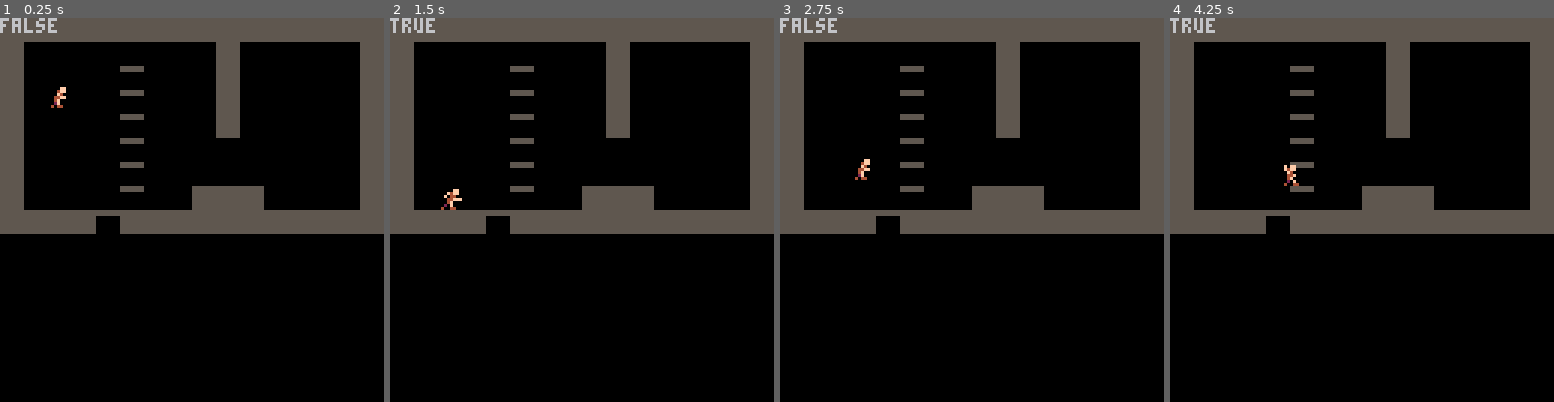
Above: before the commit, frames 1-4 (left to right).
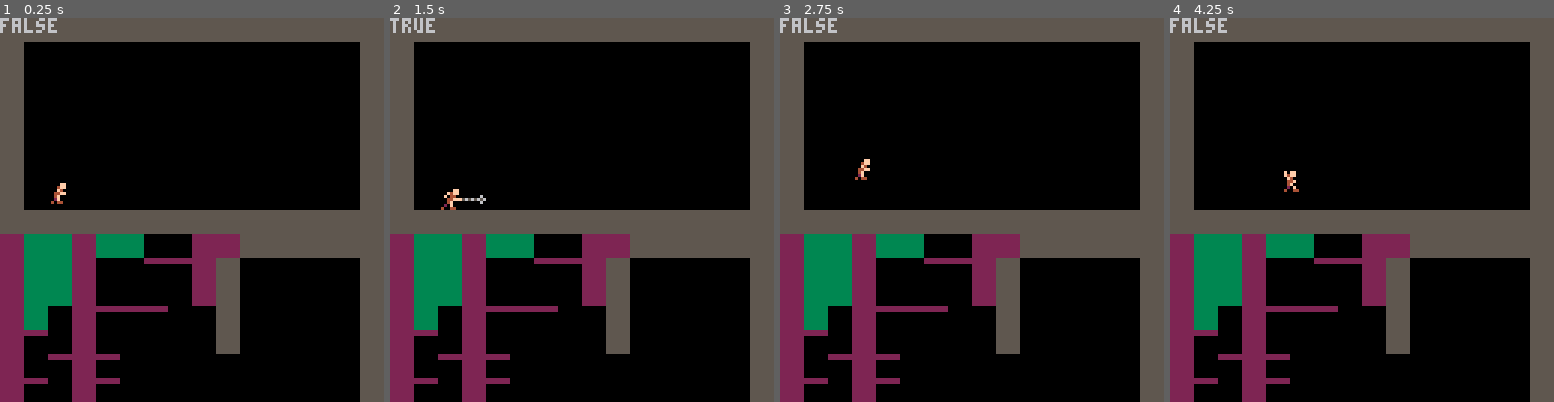
Above: after the commit, the same moments.

Repository: AddisonMink/fortrebosque
Game: PICO-8 cartridge main.p8
Same seed, same stepped clock (60 frames per second), same inputs: the game is played once before the commit and once after it.
Inputs:
- Up to frame 1 (0.25 s): no input
- Up to frame 2 (1.5 s): tap X (X key) at 0.33, 1.07 s; tap O (Z key) at 0.7 s
- Up to frame 3 (2.75 s): hold Right 1.6-2.1 s; tap O (Z key) at 1.7, 2.1, 2.5 s; tap X (X key) at 1.85 s; hold Right from 2.47 s (still down)
- Up to frame 4 (4.25 s): tap O (Z key) every 0.4 s from 2.9 to 4.1 s; tap X (X key) at 2.97, 4.08 s; release Right at 3.03 s; hold Left 3.08-3.58 s; hold Right from 4.02 s (still down)

The runs differ from the first frame. In frame 1, 22% of the frame differs, in the area x 0-100%, y 6-100%; in frame 2, 21%; in frame 3, 21%; in frame 4, 22%, in the area x 0-100%, y 0-100%.

Commit message:
add player weapon.

Diff:
--- a/main.p8
+++ b/main.p8
@@ -151,6 +151,14 @@
 55555555000000000000000000000000000000000000000000000000000000000000000000000000000000000000000000000000000000000000000000000000
 55555555000000000000000000000000000000000000000000000000000000000000000000000000000000000000000000000000000000000000000000000000
 55555555000000000000000000000000000000000000000000000000000000000000000000000000000000000000000000000000000000000000000000000000
+22222222222222224444444433333333000000000000000000000000000000000000000000000000000000000000000000000000000000000000000000000000
+22222222222222224444444433333333000000000000000000000000000000000000000000000000000000000000000000000000000000000000000000000000
+22222222000000004444444433333333000000000000000000000000000000000000000000000000000000000000000000000000000000000000000000000000
+22222222000000004444444433333333000000000000000000000000000000000000000000000000000000000000000000000000000000000000000000000000
+22222222000000004444444433333333000000000000000000000000000000000000000000000000000000000000000000000000000000000000000000000000
+22222222000000004444444433333333000000000000000000000000000000000000000000000000000000000000000000000000000000000000000000000000
+22222222000000004444444433333333000000000000000000000000000000000000000000000000000000000000000000000000000000000000000000000000
+22222222000000004444444433333333000000000000000000000000000000000000000000000000000000000000000000000000000000000000000000000000
 
 
 
@@ -282,24 +290,24 @@
 
 
 __gff__
-0000000000000000000000000000000000000000000000000000000000000000010200000000000000000000000000000000000000000000000000000000000000000000000000000000000000000000000000000000000000000000000000000000000000000000000000000000000000000000000000000000000000000000
+0000000000000000000000000000000000000000000000000000000000000000010200000000000000000000000000000102010100000000000000000000000000000000000000000000000000000000000000000000000000000000000000000000000000000000000000000000000000000000000000000000000000000000
 0000000000000000000000000000000000000000000000000000000000000000000000000000000000000000000000000000000000000000000000000000000000000000000000000000000000000000000000000000000000000000000000000000000000000000000000000000000000000000000000000000000000000000
 __map__
 2020202020202020202020202020202000000000000000000000000000000000000000000000000000000000000000000000000000000000000000000000003300000000000000000000000000000000000000000000000000000000000000000000000000000000000000000000000000000000000000000000000000000000
-2000000000000000002000000000002000000000000000000000000000000000000000000000000000000000000000000000000000000000000000000000001100000000000000000000000000000000000000000000000000000000000000000000000000000000000000000000000000000000000000000000000000000000
-2000000000210000002000000000002000000000000000000000000000000000000000000000000000000000000000000000000000000000000000000000001100000000000000000000000000000000000000000000000000000000000000000000000000000000000000000000000000000000000000000000000000000000
-2000000000210000002000000000002000000000000000000000000000000000000000000000000000000000000000000000000000000000000000000000001100000000000000000000000000000000000000000000000000000000000000000000000000000000000000000000000000000000000000000000000000000000
-2000000000210000002000000000002000000000000000000000000000000000000000000000000000000000000000000000000000000000000000000000001100000000000000000000000000000000000000000000000000000000000000000000000000000000000000000000000000000000000000000000000000000000
-2000000000210000000000000000002000000000000000000000000000000000000000000000000000000000000000000000000000000000000000000000001100000000000000000000000000000000000000000000000000000000000000000000000000000000000000000000000000000000000000000000000000000000
-2000000000210000000000000000002000000000000000000000000000000000000000000000000000000000000000000000000000000000000000000000001100000000000000000000000000000000000000000000000000000000000000000000000000000000000000000000000000000000000000000000000000000000
-2000000000210000202020000000002000000000000000000000000000000000000000000000000000000000000000000000000000000000000000000000001100000000000000000000000000000000000000000000000000000000000000000000000000000000000000000000000000000000000000000000000000000000
-2020202021202020202020202020202000000000000000000000000000000000000000000000000000000000000000000000000000000000000000000000002200000000000000000000000000000000000000000000000000000000000000000000000000000000000000000000000000000000000000000000000000000000
-0000000000000000000000000000000000000000000000000000000000000000000000000000000000000000000000000000000000000000000000000000003300000000000000000000000000000000000000000000000000000000000000000000000000000000000000000000000000000000000000000000000000000000
-0000000000000000000000000000000000000000000000000000000000000000000000000000000000000000000000000000000000000000000000000000002a00000000000000000000000000000000000000000000000000000000000000000000000000000000000000000000000000000000000000000000000000000000
-0000000000000000000000000000000000000000000000000000000000000000000000000000000000000000000000000000000000000000000000000000001100000000000000000000000000000000000000000000000000000000000000000000000000000000000000000000000000000000000000000000000000000000
-0000000000000000000000000000000000000000000000000000000000000000000000000000000000000000000000000000000000000000000000000000002200000000000000000000000000000000000000000000000000000000000000000000000000000000000000000000000000000000000000000000000000000000
-0000000000000000000000000000000000000000000000000000000000000000000000000000000000000000000000000000000000000000000000000000001100000000000000000000000000000000000000000000000000000000000000000000000000000000000000000000000000000000000000000000000000000000
-0000000000000000000000000000000000000000000000000000000000000000000000000000000000000000000000000000000000000000000000000000001100000000000000000000000000000000000000000000000000000000000000000000000000000000000000000000000000000000000000000000000000000000
-0000000000000000000000000000000000000000000000000000000000000000000000000000000000000000000000000000000000000000000000000000001100000000000000000000000000000000000000000000000000000000000000000000000000000000000000000000000000000000000000000000000000000000
-0000000000000000000000000000000000000000000000000000000000000000000000000000000000000000000000000000000000000000000000000000001100000000000000000000000000000000000000000000000000000000000000000000000000000000000000000000000000000000000000000000000000000000
-0000000000000000000000000000000000000000000000000000000000000000000000000000000000000000000000000000000000000000000000000000002200000000000000000000000000000000000000000000000000000000000000000000000000000000000000000000000000000000000000000000000000000000
+2000000000000000000000000000002000000000000000000000000000000000000000000000000000000000000000000000000000000000000000000000001100000000000000000000000000000000000000000000000000000000000000000000000000000000000000000000000000000000000000000000000000000000
+2000000000000000000000000000002000000000000000000000000000000000000000000000000000000000000000000000000000000000000000000000001100000000000000000000000000000000000000000000000000000000000000000000000000000000000000000000000000000000000000000000000000000000
+2000000000000000000000000000002000000000000000000000000000000000000000000000000000000000000000000000000000000000000000000000001100000000000000000000000000000000000000000000000000000000000000000000000000000000000000000000000000000000000000000000000000000000
+2000000000000000000000000000002000000000000000000000000000000000000000000000000000000000000000000000000000000000000000000000001100000000000000000000000000000000000000000000000000000000000000000000000000000000000000000000000000000000000000000000000000000000
+2000000000000000000000000000002000000000000000000000000000000000000000000000000000000000000000000000000000000000000000000000001100000000000000000000000000000000000000000000000000000000000000000000000000000000000000000000000000000000000000000000000000000000
+2000000000000000000000000000002000000000000000000000000000000000000000000000000000000000000000000000000000000000000000000000001100000000000000000000000000000000000000000000000000000000000000000000000000000000000000000000000000000000000000000000000000000000
+2000000000000000000000000000002000000000000000000000000000000000000000000000000000000000000000000000000000000000000000000000001100000000000000000000000000000000000000000000000000000000000000000000000000000000000000000000000000000000000000000000000000000000
+2020202020202020202020202020202000000000000000000000000000000000000000000000000000000000000000000000000000000000000000000000002200000000000000000000000000000000000000000000000000000000000000000000000000000000000000000000000000000000000000000000000000000000
+3033333033330000303020202020202000000000000000000000000000000000000000000000000000000000000000000000000000000000000000000000003300000000000000000000000000000000000000000000000000000000000000000000000000000000000000000000000000000000000000000000000000000000
+3033333000003131302000000000002000000000000000000000000000000000000000000000000000000000000000000000000000000000000000000000002a00000000000000000000000000000000000000000000000000000000000000000000000000000000000000000000000000000000000000000000000000000000
+3033333000000000302000000000002000000000000000000000000000000000000000000000000000000000000000000000000000000000000000000000001100000000000000000000000000000000000000000000000000000000000000000000000000000000000000000000000000000000000000000000000000000000
+3033003031313100002000000000002000000000000000000000000000000000000000000000000000000000000000000000000000000000000000000000002200000000000000000000000000000000000000000000000000000000000000000000000000000000000000000000000000000000000000000000000000000000
+3031003000000000002000000000002000000000000000000000000000000000000000000000000000000000000000000000000000000000000000000000001100000000000000000000000000000000000000000000000000000000000000000000000000000000000000000000000000000000000000000000000000000000
+3000313031000000000000000000002000000000000000000000000000000000000000000000000000000000000000000000000000000000000000000000001100000000000000000000000000000000000000000000000000000000000000000000000000000000000000000000000000000000000000000000000000000000
+3031003031000000000000000000002000000000000000000000000000000000000000000000000000000000000000000000000000000000000000000000001100000000000000000000000000000000000000000000000000000000000000000000000000000000000000000000000000000000000000000000000000000000
+3000000000003333202020000000002000000000000000000000000000000000000000000000000000000000000000000000000000000000000000000000001100000000000000000000000000000000000000000000000000000000000000000000000000000000000000000000000000000000000000000000000000000000
+3232323232323232323220202020202000000000000000000000000000000000000000000000000000000000000000000000000000000000000000000000002200000000000000000000000000000000000000000000000000000000000000000000000000000000000000000000000000000000000000000000000000000000
--- a/player.lua
+++ b/player.lua
@@ -16,13 +16,33 @@
     local windup_anim = { frames = { 20 }, fps = 1 }
     local attack_anim = { frames = { 21 }, fps = 1 }
     local jump_anim = { frames = { 19 }, fps = 1 }
+    local weapon_anim = { frames = { 22 }, fps = 1 }
     local jump_vel = -2.1
     local attack_windup_dur = 0.25
     local attack_dur = 0.25
 
+    -- local functions
+    local function weapon_new(player_body)
+        local offset_x = player_body.facing == 1 and 8 or -8
+        local x = player_body.x + offset_x
+        local y = player_body.y
+
+        return {
+            body = body_new(
+                0, 0, 0, 0, player_body.facing, false,
+                { body = player_body, offset_x = offset_x, offset_y = 0 }
+            ),
+            anim = weapon_anim,
+            draw = function(me)
+                draw_anim(me.anim, me.body)
+            end
+        }
+    end
+
     -- state
     local state = "idle"
     local timer = nil
+    local weapon = nil
 
     local state_map = {
         idle = function(me, entities)
@@ -77,6 +97,8 @@
             if timer() then
                 me.anim = attack_anim
                 timer = timer_new(attack_dur)
+                weapon = weapon_new(me.body)
+                add(entities, weapon)
                 return "attack"
             end
         end,
@@ -85,6 +107,8 @@
 
             if timer() then
                 me.anim = idle_anim
+                del(entities, weapon)
+                weapon = nil
                 return "idle"
             end
         end,
@@ -107,7 +131,7 @@
 end
 
 player = {
-    body = body_new(16, 16, 0, 0, 1, true),
+    body = body_new(16, 48, 0, 0, 1, true),
     anim = { frames = { 16 }, fps = 1 },
     update = player_behavior_new(),
     draw = function(me)
--- a/system.lua
+++ b/system.lua
@@ -1,12 +1,13 @@
 -- #region body
-function body_new(x, y, vel_x, vel_y, facing, solid)
+function body_new(x, y, vel_x, vel_y, facing, solid, pinned_body)
     return {
         x = x,
         y = y,
         vel_x = vel_x or 0,
         vel_y = vel_y or 0,
         facing = facing or 1,
-        solid = solid
+        solid = solid,
+        pinned_body = pinned_body
     }
 end
 
@@ -95,6 +96,13 @@
 function update_body(body)
     local g = 0.2
 
+    if body.pinned_body then
+        local pinned = body.pinned_body
+        body.x = pinned.body.x + pinned.offset_x
+        body.y = pinned.body.y + pinned.offset_y
+        return
+    end
+
     if body.solid then
         body.vel_y += g
     end
